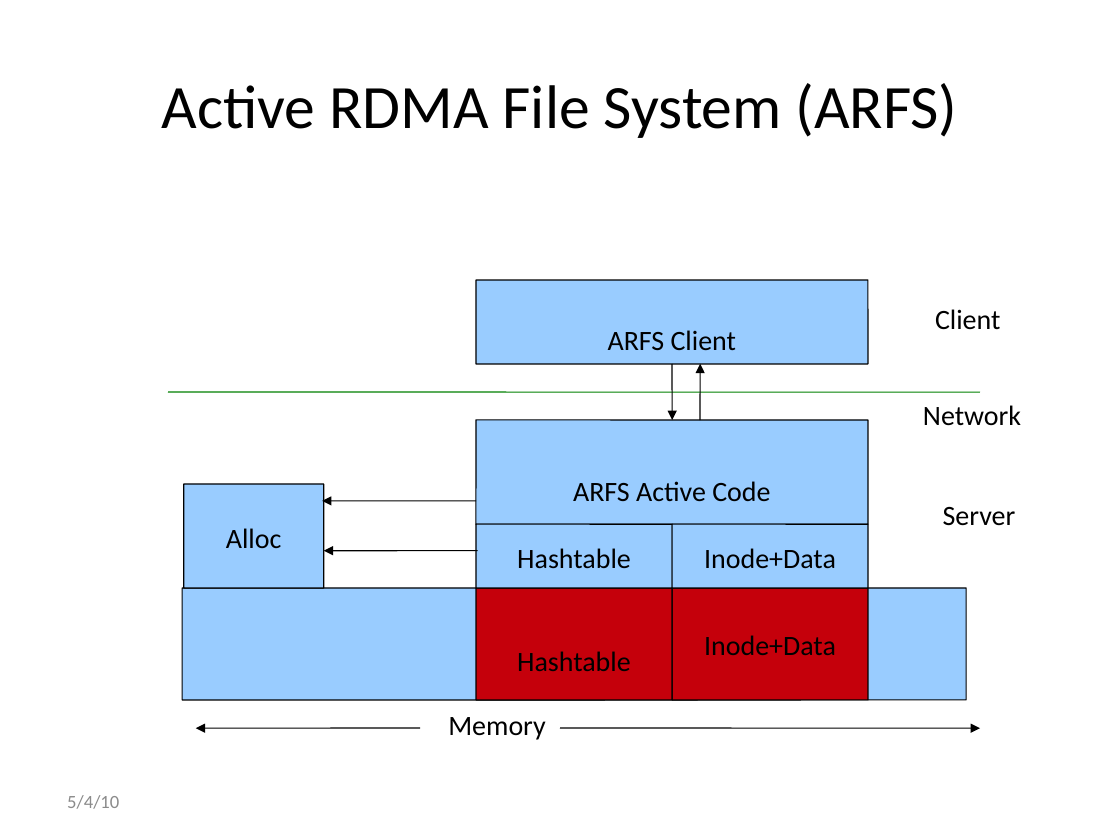
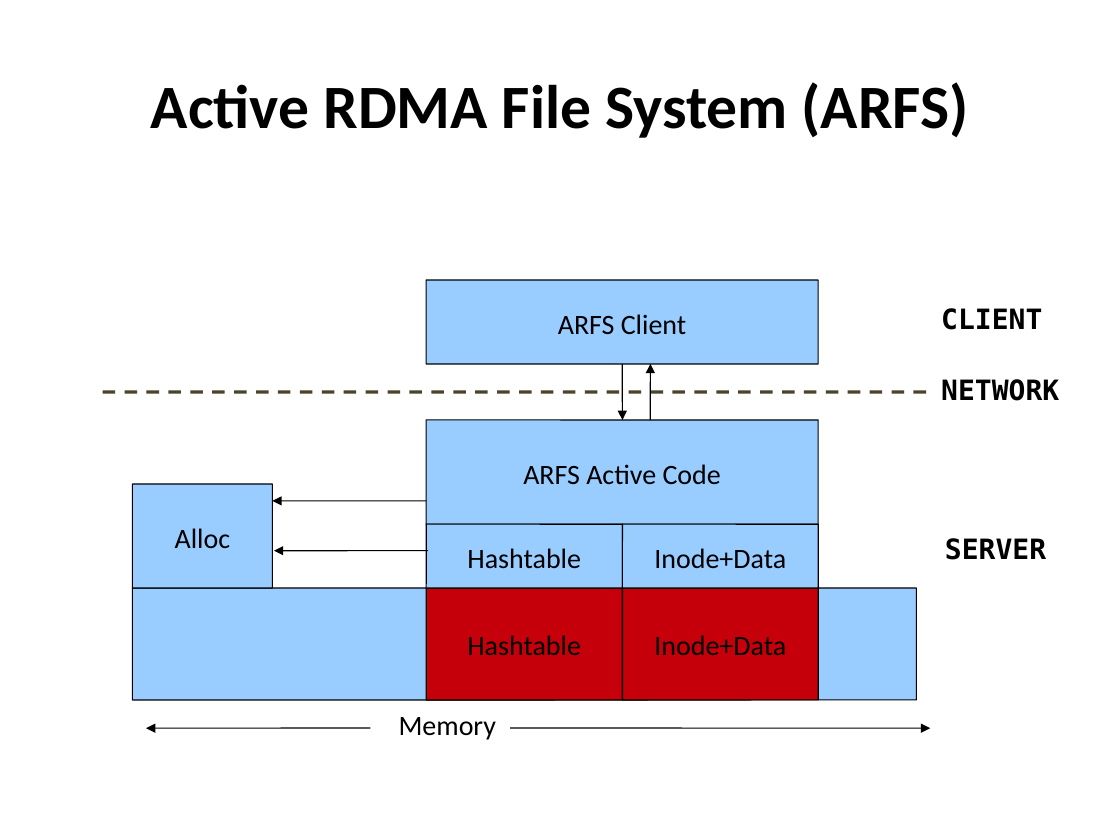
Before and after one commit to madananshul/ActiveRDMA, a slide deck: slide 11 of doc/presentation/presentation.pptx. Drawn at 1120x840 pixels with LibreOffice and Linux fonts; fonts in the diff are those of the drawing. Boxes give left, top, right and bottom in pixels: in the first picture for what was removed or moved away, otherwise in the second. Text is boxed around its words. In the diff, an @@ line names an element or a change of style, - is before the commit and + after.

```diff
--- a/doc/presentation/presentation.pptx
+++ b/doc/presentation/presentation.pptx
@@ title "Active RDMA File System (ARFS)" at [151, 82, 969, 138]: bold on @@
@@ text at [941, 308, 1042, 330]: text changed; font Calibri to DejaVu Sans Mono; bold on @@
-Client
+CLIENT
@@ text at [941, 379, 1059, 401]: text changed; font Calibri to DejaVu Sans Mono; bold on @@
-Network
+NETWORK
@@ line moved from (168, 392) - (980, 392) to (103, 392) - (934, 392) @@
@@ line (103, 392) - (934, 392): stroke #008000 0.75 pt to #4A452A 2 pt dashed @@
@@ text at [945, 538, 1046, 560]: text changed; font Calibri to DejaVu Sans Mono; bold on @@
-Server
+SERVER
@@ 8 rounded rectangles, 6 arrows, 1 text: place and size @@
-8 rounded rectangles, 6 arrows, 1 text at [183, 280, 980, 740]
+8 rounded rectangles, 6 arrows, 1 text at [132, 280, 931, 740]
@@ text removed at [67, 795, 119, 809] @@
-5/4/10
```
Also in this commit, not shown: 17 other slides changed, 1 other file.
